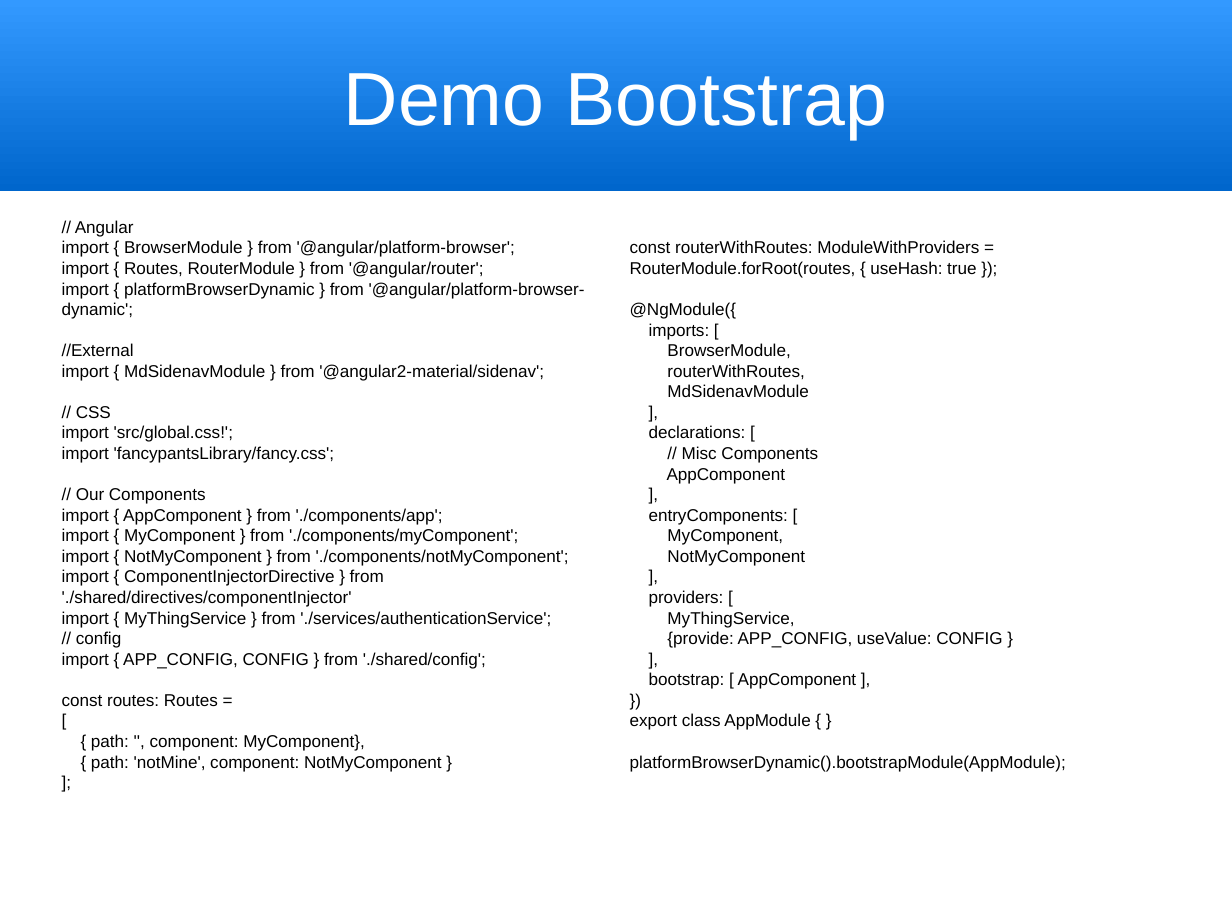
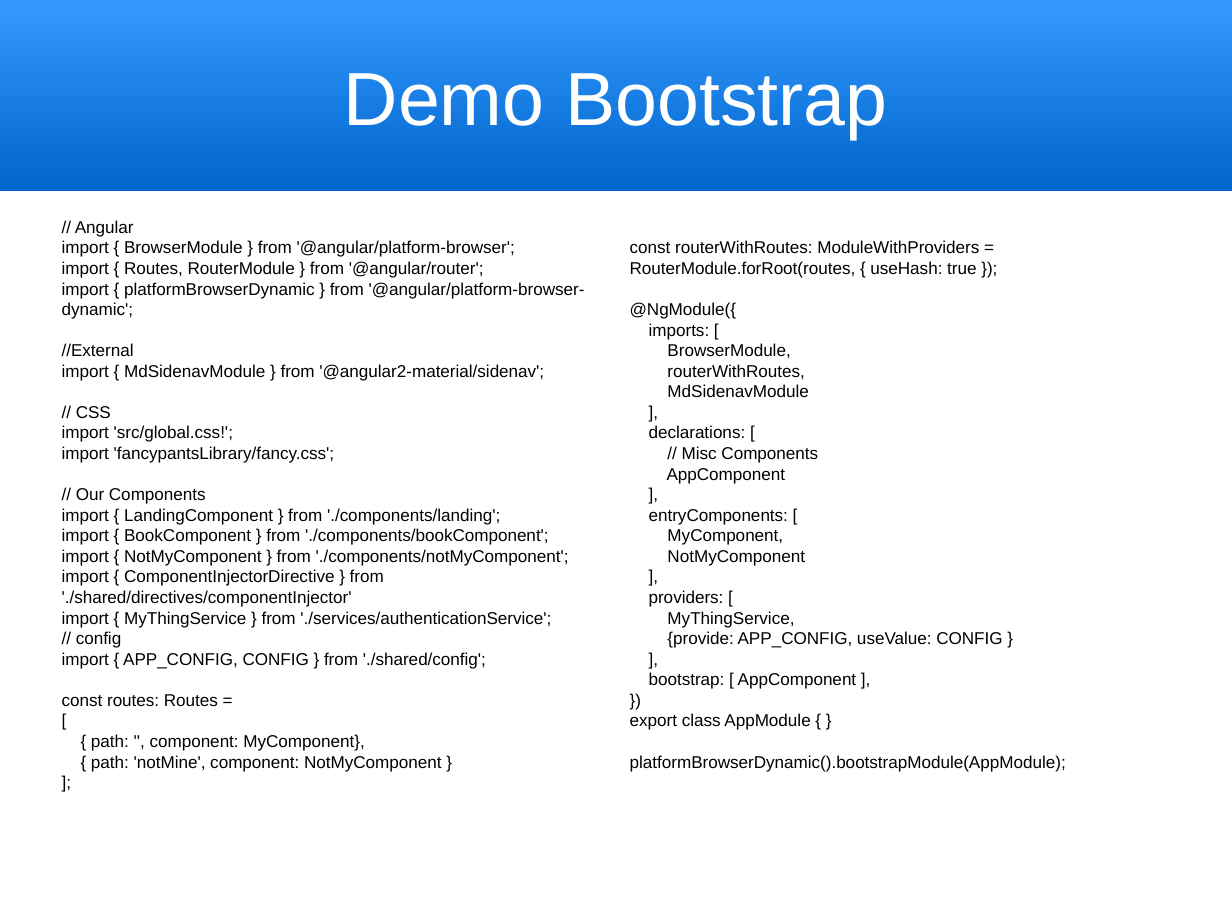
Before and after one commit to trognus/devcon2016, a slide deck: slide 13 of devconNg2.odp. Drawn at 1232x924 pixels with LibreOffice and Linux fonts; fonts in the diff are those of the drawing. Boxes give left, top, right and bottom in pixels: in the first picture for what was removed or moved away, otherwise in the second. Text is boxed around its words. In the diff, an @@ line names an element or a change of style, - is before the commit and + after.

```diff
--- a/devconNg2.odp
+++ b/devconNg2.odp
@@ text at (62, 508, 549, 545): text changed @@
-import { AppComponent } from './components/app';
-import { MyComponent } from './components/myComponent';
+import { LandingComponent } from './components/landing';
+import { BookComponent } from './components/bookComponent';
```
Also in this commit, not shown: 3 other slides changed, 1 slide added, 1 slide removed, 1 other file.
